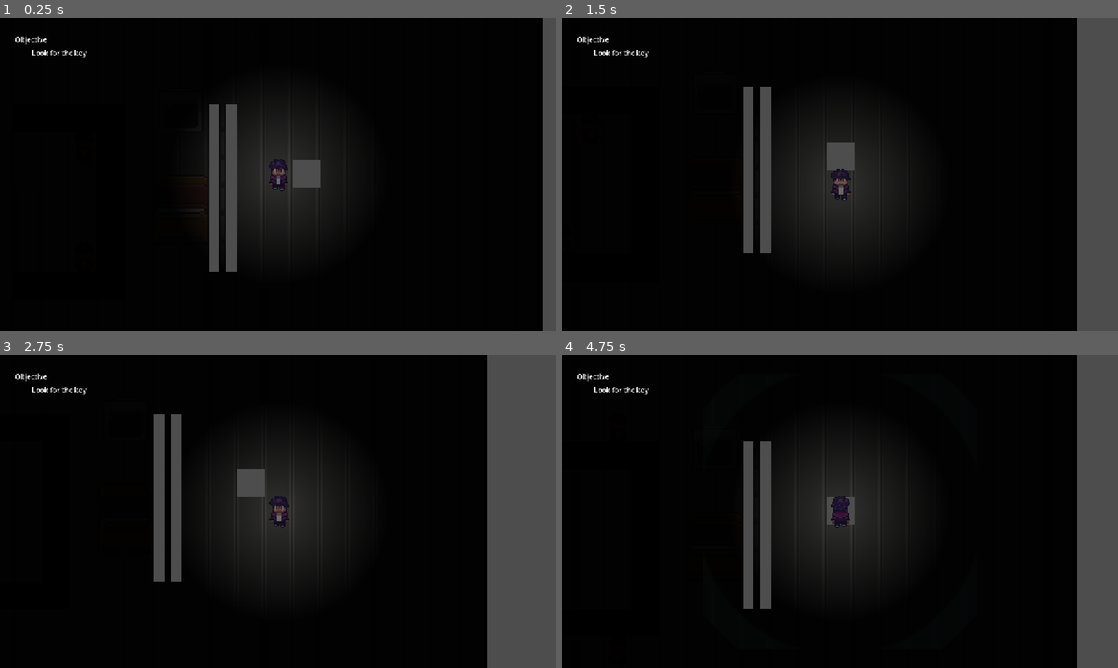
Above: before the commit, frames 1-4 (two rows, left to right).
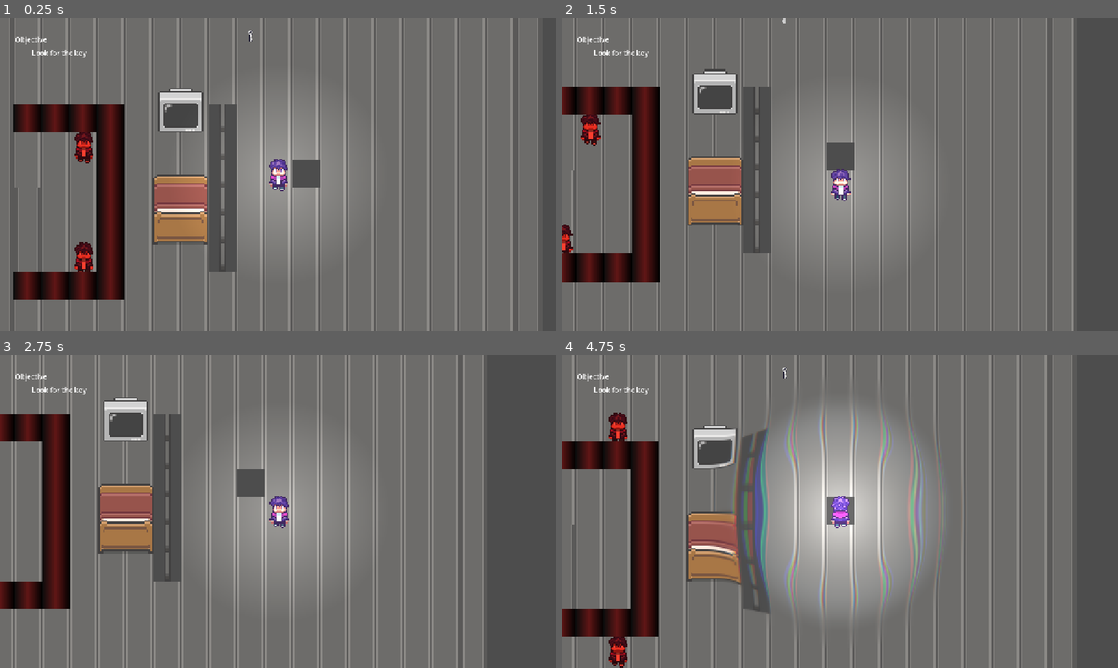
Above: after the commit, the same moments.

Repository: rstricke/Whistlefreeze52
Game: Godot game, scene res://scenes/main.tscn
Two runs of this game, one before a commit and one after it. Both use one fixed random seed, a clock stepped at 60 frames per second and the inputs below.
Inputs:
- Up to frame 1 (0.25 s): no input
- Up to frame 2 (1.5 s): tap Enter at 0.5 s; hold D (move_right) 0.53-1.28 s; tap F (whistle) at 0.6, 1.35 s; hold S (move_down) from 1.28 s (still down)
- Up to frame 3 (2.75 s): release S (move_down) at 2.03 s; hold D (move_right) from 2.03 s (still down); tap F (whistle) at 2.1 s
- Up to frame 4 (4.75 s): release D (move_right) at 2.78 s; hold W (move_up) 2.78-3.53 s; tap F (whistle) at 2.85, 3.6, 4.35 s; hold A (move_left) from 3.53 s (still down)

The runs differ from the first frame. In frame 1, 94% of the frame differs, in the area x 0-98%, y 0-100%; in frame 2, 89%; in frame 3, 84%; in frame 4, 91%.

Commit message:
update shader

Diff:
--- a/game/scenes/effects/Shockwave.gdshader
+++ b/game/scenes/effects/Shockwave.gdshader
@@ -1,21 +1,31 @@
 shader_type canvas_item;
-render_mode blend_add;
 
-uniform float progress : hint_range(0.0,1.0);
-uniform float thickness = 0.04;
-uniform float softness = 0.02;
+uniform float strength: hint_range(0.0, 0.1, 0.001) = 0.08;
+uniform vec2 center = vec2(0.5, 0.5);
+uniform float radius: hint_range(0.0, 1.0, 0.001) = 0.25;
+
+
+uniform float aberration: hint_range(0.0, 1.0, 0.001) = 0.425;
+uniform float width: hint_range(0.0, 0.1, 0.0001) = 0.04;
+uniform float feather: hint_range(0.0, 1.0, 0.001) = 0.135;
+
+uniform sampler2D SCREEN_TEXTURE : hint_screen_texture, filter_linear_mipmap;
 
 void fragment() {
-    vec2 uv = UV - vec2(0.5);
-    float dist = length(uv);
+	vec2 st = SCREEN_UV;
+	float aspect_ratio = SCREEN_PIXEL_SIZE.y/SCREEN_PIXEL_SIZE.x;
+	vec2 scaled_st = (st -vec2(0.0, 0.5)) / vec2(1.0, aspect_ratio) + vec2(0,0.5);
+	vec2 dist_center = scaled_st - center;
+	float mask =  (1.0 - smoothstep(radius-feather, radius, length(dist_center))) * smoothstep(radius - width - feather, radius-width , length(dist_center));
+	vec2 offset = normalize(dist_center)*strength*mask;
+	vec2 biased_st = scaled_st - offset;
 
-    float inner = smoothstep(progress - thickness - softness, progress - thickness, dist);
-    float outer = smoothstep(progress, progress + softness, dist);
+	vec2 abber_vec = offset*aberration*mask;
 
-    float ring = inner - outer;
+	vec2 final_st = st*(1.0-mask) + biased_st*mask;
 
-    if (ring <= 0.0) discard;
-
-    COLOR = vec4(vec3(1.0), ring);
-	COLOR = vec4(vec3(0.6,0.9,1.0), ring);
+	vec4 red = texture(SCREEN_TEXTURE, final_st + abber_vec);
+	vec4 blue = texture(SCREEN_TEXTURE, final_st - abber_vec);
+	vec4 ori = texture(SCREEN_TEXTURE, final_st);
+	COLOR = vec4(red.r, ori.g, blue.b, 1.0);
 }
--- a/game/scenes/main.tscn
+++ b/game/scenes/main.tscn
@@ -11138,6 +11138,7 @@
 obstacleTileMap = NodePath("ObstacleTileMapLayer")
 
 [node name="CanvasGroup" type="CanvasGroup" parent="." unique_id=1633049487]
+visible = false
 
 [node name="CanvasModulate" type="CanvasModulate" parent="CanvasGroup" unique_id=1222208188]
 color = Color(0.017732391, 0.017732391, 0.01773239, 1)
